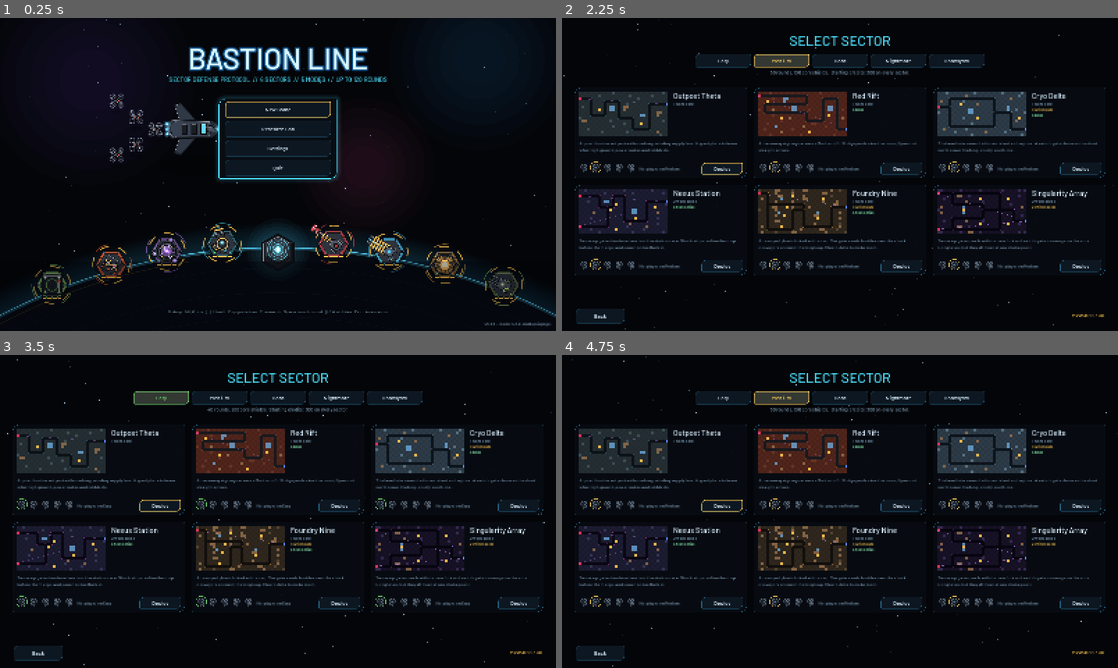
Above: before the commit, frames 1-4 (two rows, left to right).
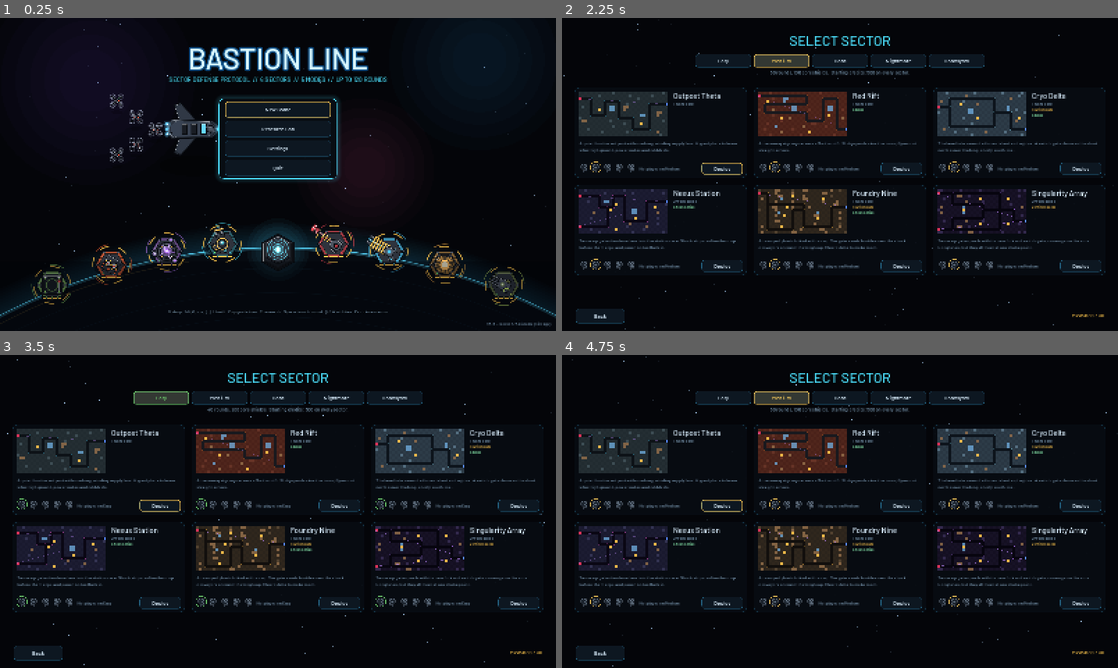
Above: after the commit, the same moments.

Repository: Swooshiiroll/bastion-line
Game: Godot game, scene res://scenes/Boot.tscn
Two runs of this game, one before a commit and one after it. Both use one fixed random seed, a clock stepped at 60 frames per second and the inputs below.
Inputs:
- Up to frame 1 (0.25 s): no input
- Up to frame 2 (2.25 s): click "New Game" at 0.5 s; click "Back" at 1.25 s; click "New Game" at 2 s
- Up to frame 3 (3.5 s): click "Easy" at 2.75 s
- Up to frame 4 (4.75 s): click "Easy" at 3.5 s; click "Medium" at 4.25 s

The runs differ from the first frame. In frame 1, 0.1% of the frame differs, in the area x 39-98%, y 25-99%; in frame 2, 0.3%, in the area x 2-98%, y 11-98%; in frame 3, 0.3%; in frame 4, 0.3%.

Commit message:
Playtest tweaks (v3.3)
- Start runs with 500 credits (was 300).
- A big Launch button in the bottom-right of the bottom bar replaces the
  top-bar one.
- Pause menu: Restart Sector, with a confirmation.
- Tower card: a BOOST line with active bonuses as percentages (pylon,
  high ground, power node, Supply Depot).
- Laser Lance shows its charge time (time to full ramp).
- Lane direction chevrons show between rounds and fade out during them.
- Railgun tracers carry on past the target to the edge of the screen.
- Menus and buttons: smooth, even rounded corners instead of cut corners.
- Pop-outs slide back out when closed; modals fade and grow in, and fade
  out on close.
- Clicking the field with nothing picked up closes the shop.

Tests: register test_scrapyard (it was never in the explicit test list)
and a laser charge-time check; the tour covers the launch button, shop
click-out, restart and the boost line.

Co-Authored-By: Claude Opus 5.5 <noreply@anthropic.com>
Claude-Session: https://claude.ai/code/session_01TfVD6G4sHLsnMyxffdAZTb

Diff:
--- a/scripts/core/Game.gd
+++ b/scripts/core/Game.gd
@@ -21,7 +21,7 @@
 const SELL_REFUND := 0.7
 const SAVE_VERSION := 8
 ## Credits every run starts with, on every sector and mode (before research).
-const START_GOLD := 300
+const START_GOLD := 500
 const AUTO_START_DELAY := 5.0
 const RETARGET_DELAY := 0.1
 const STAT_KEYS := ["kills", "gold_earned", "towers_built", "leaked", "waves_cleared"]
--- a/scripts/ui/GameScreen.gd
+++ b/scripts/ui/GameScreen.gd
@@ -303,6 +303,10 @@
 		return
 	if button != MOUSE_BUTTON_LEFT:
 		return
+	# Clicking the field with nothing picked up closes the shop (the click still selects a tower).
+	if hud.is_open("shop") and world.build_type == "" and world.ability_target == "":
+		hud.close("shop")
+		shop_return = false
 	if world.ability_target == "meteor":
 		if game.cast_meteor(pos):
 			world.ability_target = ""
@@ -463,7 +467,7 @@
 
 func _close_modal() -> void:
 	if modal != null:
-		modal.queue_free()
+		UiKit.dismiss(modal)
 		modal = null
 
 
@@ -501,6 +505,16 @@
 
 func restart() -> void:
 	app.start_game(game.map_id, game.difficulty)
+
+
+## Pause-menu restart: asks first, since this run's progress is lost.
+func confirm_restart() -> void:
+	var dd: Dictionary = Difficulty.DIFFICULTIES[game.difficulty]
+	_show_modal(ConfirmDialog.new(
+		"Restart %s on %s from round 1?\nThis run's progress is lost." % [game.map_def.name, dd.name],
+		func(): restart(),
+		func(): open_pause(),
+		"Restart", "Keep playing"))
 
 
 func map_select() -> void:
--- a/scripts/ui/Hud.gd
+++ b/scripts/ui/Hud.gd
@@ -39,11 +39,11 @@
 	top.hud = self
 	top.screen = screen
 	root.add_child(top)
-	start_btn = top.start_btn
 	bottom = BottomBar.new()
 	bottom.hud = self
 	bottom.screen = screen
 	root.add_child(bottom)
+	start_btn = bottom.start_btn
 	# Toasts sit under the pop-outs so they never cover a pop-out's title strip.
 	toasts = UiKit.vbox(4)
 	toasts.position = FIELD.position + Vector2(12, 10)
@@ -112,7 +112,7 @@
 		return
 	var p = popouts[kind]
 	popouts.erase(kind)
-	p.queue_free()
+	p.dismiss()
 	if kind == "shop" and not is_open("shop"):
 		hovered_build = ""
 	_dim.visible = is_open("research")
--- a/scripts/ui/MainMenu.gd
+++ b/scripts/ui/MainMenu.gd
@@ -59,7 +59,7 @@
 	foot.position = Vector2(0, 836)
 	foot.size = Vector2(1600, 20)
 	root.add_child(foot)
-	var ver := UiKit.label("v3.2.1  -  Godot %s" % Engine.get_version_info().string, 12, UiKit.DIM, HORIZONTAL_ALIGNMENT_RIGHT)
+	var ver := UiKit.label("v3.3  -  Godot %s" % Engine.get_version_info().string, 12, UiKit.DIM, HORIZONTAL_ALIGNMENT_RIGHT)
 	ver.position = Vector2(1220, 872)
 	ver.size = Vector2(364, 20)
 	root.add_child(ver)
@@ -102,7 +102,7 @@
 
 func _close_modal() -> void:
 	if _modal != null:
-		_modal.queue_free()
+		UiKit.dismiss(_modal)
 		_modal = null
 
 
--- a/scripts/ui/PauseMenu.gd
+++ b/scripts/ui/PauseMenu.gd
@@ -1,5 +1,5 @@
 extends Control
-## Pause overlay: resume, save, settings, controls reference, quit.
+## Pause overlay: resume, restart, save, settings, controls reference, quit.
 
 const UiKit = preload("res://scripts/ui/UiKit.gd")
 
@@ -25,6 +25,7 @@
 	v.add_child(UiKit.label("%s  -  round %d  -  core %d  -  %d cr" % [g.map_def.name, g.wave, g.lives, g.gold], 13, UiKit.DIM, HORIZONTAL_ALIGNMENT_CENTER))
 	var resume := UiKit.button("Resume  [Esc]", Callable(screen, "resume"), Vector2(0, 42), true)
 	v.add_child(resume)
+	v.add_child(UiKit.button("Restart Sector", Callable(screen, "confirm_restart"), Vector2(0, 42), true))
 	var save := UiKit.button("Save Game", _on_save, Vector2(0, 42), true)
 	save.disabled = not g.can_save()
 	v.add_child(save)
@@ -32,7 +33,7 @@
 	v.add_child(_status)
 	v.add_child(UiKit.button("Settings", Callable(screen, "open_settings"), Vector2(0, 42), true))
 	v.add_child(UiKit.button("Quit to Main Menu", Callable(screen, "quit_to_menu"), Vector2(0, 42), true))
-	var help := UiKit.wrap_label("B shop  -  1-9, 0, - build  -  U / I upgrade  -  E upgrade tree\nX sell  -  T targeting  -  R research  -  N round intel\nSpace launch / call round  -  Q orbital  -  W chrono  -  F speed  -  A auto\nEsc closes every open menu", 380, 12, UiKit.DIM)
+	var help := UiKit.wrap_label("B shop  -  1-9, 0, -, =, [, ], \\ build  -  U / I / O upgrade  -  E upgrade tree\nX sell  -  T targeting  -  R research  -  N round intel\nSpace launch / call round  -  Q orbital  -  W chrono  -  F speed  -  A auto\nEsc closes every open menu", 380, 12, UiKit.DIM)
 	help.horizontal_alignment = HORIZONTAL_ALIGNMENT_CENTER
 	v.add_child(help)
 	resume.grab_focus.call_deferred()
--- a/scripts/ui/PopOut.gd
+++ b/scripts/ui/PopOut.gd
@@ -9,6 +9,7 @@
 
 const TITLE_H := 44.0
 const SLIDE_TIME := 0.16
+const CLOSE_TIME := 0.12
 
 var title := ""
 var title_color := UiKit.ACCENT
@@ -75,6 +76,18 @@
 	_tween.tween_property(self, "modulate:a", 1.0, SLIDE_TIME)
 
 
+## Slides and fades back out the way it came in, then frees itself. The HUD has already dropped
+## it, so it counts as closed at once; it just stops taking clicks while it goes.
+func dismiss() -> void:
+	propagate_call("set", ["mouse_filter", Control.MOUSE_FILTER_IGNORE])
+	if _tween != null:
+		_tween.kill()
+	_tween = create_tween().set_parallel(true).set_trans(Tween.TRANS_CUBIC).set_ease(Tween.EASE_IN)
+	_tween.tween_property(self, "position", rect.position + slide, CLOSE_TIME)
+	_tween.tween_property(self, "modulate:a", 0.0, CLOSE_TIME)
+	_tween.chain().tween_callback(queue_free)
+
+
 ## Subclasses add their content to `body` (and optionally to `header`).
 func _build() -> void:
 	pass
--- a/scripts/ui/ResearchPanel.gd
+++ b/scripts/ui/ResearchPanel.gd
@@ -264,7 +264,7 @@
 
 func _close_modal() -> void:
 	if _modal != null:
-		_modal.queue_free()
+		UiKit.dismiss(_modal)
 		_modal = null
 
 
--- a/scripts/ui/TowerInfo.gd
+++ b/scripts/ui/TowerInfo.gd
@@ -12,6 +12,7 @@
 	["Attacks/s", "rate", "%.2f"], ["Missiles", "missiles", "%d"], ["Blast radius", "splash", "%d"],
 	["Burn dps", "burn_dps", "%d"], ["Slow", "slow", "pct"], ["Vulnerability", "vuln", "+pct"],
 	["Chain targets", "chains", "%d"], ["Stun", "stun", "%.1fs"], ["Max ramp", "ramp", "x%.1f"],
+	["Charge time", "ramp_time", "%.1fs"],
 	["Beams", "beams", "%d"], ["Flyer damage", "air_mult", "x%.0f"], ["Armor shred", "shred_max", "%d"],
 	["Boss damage", "boss_mult", "x%.1f"], ["Targets/volley", "multishot", "%d"], ["Execute below", "execute", "pct"],
 	["Channel width", "rail_width", "%d"], ["Damage mark", "mark", "+pct"], ["Pushback", "push", "%d"],
@@ -37,7 +38,7 @@
 ## Short keys for the one-line summary.
 const SHORT := {
 	"rate": "/s", "splash": "blast", "chains": "chains", "slow": "slow", "vuln": "vuln", "stun": "stun",
-	"ramp": "ramp", "beams": "beams", "missiles": "missiles", "shred_max": "shred", "mark": "mark",
+	"ramp": "ramp", "beams": "beams", "ramp_time": "charge", "missiles": "missiles", "shred_max": "shred", "mark": "mark",
 	"push": "push", "buff_dmg": "dmg boost", "buff_rate": "speed boost", "buff_range": "range boost",
 	"multishot": "targets", "execute": "execute", "burn_dps": "burn", "boss_mult": "vs boss",
 	"pellets": "flechettes", "cone": "cone", "sweep": "sweep", "bomblets": "bomblets", "strip": "strip",
--- a/scripts/ui/UiKit.gd
+++ b/scripts/ui/UiKit.gd
@@ -126,12 +126,9 @@
 	s.bg_color = bg
 	s.border_color = border
 	s.set_border_width_all(border_w)
-	# Angled "cut" corners: two opposite corners get a large radius, the others stay sharp.
-	s.corner_radius_top_left = int(radius * 1.6)
-	s.corner_radius_bottom_right = int(radius * 1.6)
-	s.corner_radius_top_right = mini(radius, 2)
-	s.corner_radius_bottom_left = mini(radius, 2)
-	s.corner_detail = 2
+	# Smoothly rounded corners, the same on all four.
+	s.set_corner_radius_all(int(radius * 1.3))
+	s.corner_detail = 8
 	s.content_margin_left = margin
 	s.content_margin_right = margin
 	s.content_margin_top = margin * 0.45
@@ -225,6 +222,10 @@
 	r.color = Color(0, 0, 0, alpha)
 	r.mouse_filter = Control.MOUSE_FILTER_STOP
 	bleed(r)
+	r.ready.connect(func():
+		var a := r.color.a
+		r.color.a = 0.0
+		r.create_tween().tween_property(r, "color:a", a, OPEN_TIME))
 	return r
 
 
@@ -244,8 +245,35 @@
 static func centered_panel(width: float) -> PanelContainer:
 	var p := PanelContainer.new()
 	p.custom_minimum_size = Vector2(width, 0)
-	p.resized.connect(func(): p.position = ((SCREEN - p.size) / 2.0).floor())
+	p.resized.connect(func():
+		p.position = ((SCREEN - p.size) / 2.0).floor()
+		p.pivot_offset = p.size / 2.0)
+	p.ready.connect(func(): animate_in(p))
 	return p
+
+
+const OPEN_TIME := 0.14
+const CLOSE_TIME := 0.12
+
+
+## Opening animation for a menu panel: fades in while growing slightly into place.
+static func animate_in(c: Control) -> void:
+	c.modulate.a = 0.0
+	c.scale = Vector2(0.96, 0.96)
+	var tw := c.create_tween().set_parallel(true).set_trans(Tween.TRANS_CUBIC).set_ease(Tween.EASE_OUT)
+	tw.tween_property(c, "modulate:a", 1.0, OPEN_TIME)
+	tw.tween_property(c, "scale", Vector2.ONE, OPEN_TIME)
+
+
+## Closing animation for a menu or overlay: stops taking clicks, fades out, then frees itself.
+## Callers drop their reference first, so the game treats it as closed straight away.
+static func dismiss(n: CanvasItem) -> void:
+	if not is_instance_valid(n) or n.is_queued_for_deletion():
+		return
+	n.propagate_call("set", ["mouse_filter", Control.MOUSE_FILTER_IGNORE])
+	var tw := n.create_tween()
+	tw.tween_property(n, "modulate:a", 0.0, CLOSE_TIME)
+	tw.tween_callback(n.queue_free)
 
 
 static func _check_icon(checked: bool) -> ImageTexture:
--- a/scripts/ui/hud/BottomBar.gd
+++ b/scripts/ui/hud/BottomBar.gd
@@ -12,9 +12,12 @@
 const Abilities = preload("res://data/abilities.gd")
 const Research = preload("res://scripts/core/Research.gd")
 const Game = preload("res://scripts/core/Game.gd")
+const Waves = preload("res://data/waves.gd")
 
 const HEIGHT := 92.0
 const CTX_X := 190.0
+## The big Launch button, anchored to the bar's right edge.
+const LAUNCH_W := 210.0
 
 var hud
 var screen
@@ -27,6 +30,7 @@
 var _cost_buttons: Array = []
 var _sell_btn: Button = null
 var _status_label: Label = null
+var start_btn: Button
 
 
 var _bg: Control
@@ -63,6 +67,12 @@
 	_fit_view.call_deferred()
 	ctx.mouse_filter = Control.MOUSE_FILTER_PASS
 	add_child(ctx)
+	start_btn = UiKit.button("", Callable(screen, "start_wave"), Vector2(LAUNCH_W, HEIGHT - 16))
+	start_btn.size = Vector2(LAUNCH_W, HEIGHT - 16)
+	start_btn.position = Vector2(size.x - LAUNCH_W - 8, 8)
+	start_btn.add_theme_font_size_override("font_size", 17)
+	start_btn.tooltip_text = "Launch the next round, or call it early for bonus credits once the current round has finished spawning  [Space]"
+	add_child(start_btn)
 
 
 func _ability_button(id: String) -> Button:
@@ -113,6 +123,7 @@
 			status.text = "next round"
 			status.add_theme_color_override("font_color", UiKit.DIM)
 		ability_btns[id].disabled = not g.ability_ready(id)
+	_refresh_launch(g)
 
 	var w = screen.world
 	var key := "idle"
@@ -121,7 +132,7 @@
 	if w.ability_target == "meteor":
 		key = "meteor"
 	elif t != null:
-		key = "t:%d:%d:%s:%s:%d:%.2f%.2f%.2f" % [t.get_instance_id(), t.trunk, str(t.depth), t.mastered, t.mode, t.buff_dmg, t.buff_rate, t.buff_range]
+		key = "t:%d:%d:%s:%s:%d:%.2f%.2f%.2f%.2f%.2f" % [t.get_instance_id(), t.trunk, str(t.depth), t.mastered, t.mode, t.buff_dmg, t.buff_rate, t.buff_range, t.discount, t.refund_field]
 	elif build != "":
 		key = "b:" + build
 	elif w.hover_enemy != null and w.hover_enemy.alive:
@@ -136,6 +147,27 @@
 		_rebuild(key)
 	_update_live()
 
+
+
+func _refresh_launch(g) -> void:
+	var next: int = g.wave + 1
+	var text := "ROUND IN PROGRESS"
+	var can_launch := false
+	if g.is_over():
+		text = "BATTLE OVER"
+	elif g.state == Game.State.BUILD:
+		can_launch = true
+		text = ("ROUND %d IN %ds
+Space: launch now" % [next, ceili(Game.AUTO_START_DELAY - g.auto_timer)]) if g.auto_start else ("LAUNCH ROUND %d
+Space" % next)
+	elif g.can_call_early():
+		can_launch = true
+		text = "CALL EARLY  +%d cr
+Space" % Waves.early_call_bonus(next)
+	if start_btn.text != text:
+		start_btn.text = text
+	start_btn.disabled = not can_launch
+	start_btn.add_theme_color_override("font_color", UiKit.GOLD if can_launch else UiKit.DIM)
 
 func _clear() -> void:
 	for c in ctx.get_children():
@@ -222,6 +254,26 @@
 	return UiKit.label("▸", 12, Color(0.3, 0.38, 0.45))
 
 
+## What is boosting a tower right now, as percentages: pylons, its build site and Scrapyards.
+func _boosts(t) -> Array:
+	var out: Array = []
+	if t.buff_dmg > 0.0:
+		out.append("+%d%% dmg (pylon)" % roundi(t.buff_dmg * 100.0))
+	if t.buff_rate > 0.0:
+		out.append("+%d%% speed (pylon)" % roundi(t.buff_rate * 100.0))
+	if t.buff_range > 0.0:
+		out.append("+%d%% range (pylon)" % roundi(t.buff_range * 100.0))
+	if t.site == "P":
+		out.append("+%d%% dmg (power node)" % roundi(Tower.SITE_DAMAGE * 100.0))
+	elif t.site == "H":
+		out.append("+%d%% range (high ground)" % roundi(Tower.SITE_RANGE * 100.0))
+	if t.discount > 0.0:
+		out.append("−%d%% upgrades (depot)" % roundi(t.discount * 100.0))
+	if t.refund_field > 0.0:
+		out.append("%d%% sell refund (depot)" % roundi(t.refund_field * 100.0))
+	return out
+
+
 func _tower_card(t) -> void:
 	var g = screen.game
 	var d: Dictionary = t.def
@@ -247,14 +299,21 @@
 	summ.clip_text = true
 	summ.custom_minimum_size = Vector2(250, 0)
 	var extras: Array = []
-	if t.buff_dmg > 0.0 or t.buff_rate > 0.0 or t.buff_range > 0.0:
-		extras.append("Pylon boost active")
 	var rl := TowerInfo.research_line(t.mods)
 	if rl != "":
 		extras.append(rl)
 	summ.tooltip_text = "\n".join(PackedStringArray([summ.text] + extras))
 	summ.mouse_filter = Control.MOUSE_FILTER_PASS
 	id_box.add_child(summ)
+	var boosts := _boosts(t)
+	if not boosts.is_empty():
+		var bl := UiKit.label("BOOST  " + "  Â·  ".join(PackedStringArray(boosts)), 11, UiKit.GOOD)
+		bl.clip_text = true
+		bl.custom_minimum_size = Vector2(250, 0)
+		bl.tooltip_text = "
+".join(PackedStringArray(boosts))
+		bl.mouse_filter = Control.MOUSE_FILTER_PASS
+		id_box.add_child(bl)
 	ctx.add_child(id_box)
 
 	# Branch strip: the trunk, then each branch with its progress.
@@ -349,7 +408,7 @@
 	right.add_child(UiKit.label(TowerInfo.summary(g.level_stats(type, 1), bool(d.get("beam", false))), 13, Color(0.72, 0.81, 0.88)))
 	var bl := UiKit.label(d.blurb, 12, UiKit.DIM)
 	bl.clip_text = true
-	bl.custom_minimum_size = Vector2(1060, 0)
+	bl.custom_minimum_size = Vector2(840, 0)
 	bl.tooltip_text = d.blurb
 	bl.mouse_filter = Control.MOUSE_FILTER_PASS
 	right.add_child(bl)
@@ -421,7 +480,7 @@
 	_live_labels["tile"] = [sub, kind, c]
 	var bl := UiKit.label(info[1], 13, UiKit.DIM)
 	bl.autowrap_mode = TextServer.AUTOWRAP_WORD_SMART
-	bl.custom_minimum_size = Vector2(1300, 0)
+	bl.custom_minimum_size = Vector2(1080, 0)
 	box.add_child(bl)
 	ctx.add_child(box)
 
@@ -507,4 +566,5 @@
 	size.x = w
 	_bg.size.x = w
 	_line.size.x = w
-	ctx.size.x = w - CTX_X - 8
+	ctx.size.x = w - CTX_X - LAUNCH_W - 24
+	start_btn.position.x = w - LAUNCH_W - 8
--- a/scripts/ui/hud/TopBar.gd
+++ b/scripts/ui/hud/TopBar.gd
@@ -19,7 +19,6 @@
 var gold_label: Label
 var next_btn: Button
 var next_box: HBoxContainer
-var start_btn: Button
 var speed_btn: Button
 var auto_btn: Button
 ## Enemy types shown in the NEXT strip before it collapses the rest into "+N".
@@ -86,7 +85,6 @@
 	spacer.size_flags_horizontal = Control.SIZE_EXPAND_FILL
 	spacer.mouse_filter = Control.MOUSE_FILTER_IGNORE
 	row.add_child(spacer)
-	start_btn = UiKit.button("", Callable(screen, "start_wave"), Vector2(180, 30))
 	speed_btn = UiKit.button("", Callable(screen, "toggle_speed"), Vector2(58, 30))
 	speed_btn.tooltip_text = "Game speed"
 	auto_btn = UiKit.button("", Callable(screen, "toggle_auto"), Vector2(96, 30))
@@ -96,7 +94,7 @@
 	research_btn = UiKit.button("Research  [R]", Callable(screen, "toggle_research"), Vector2(108, 30))
 	research_btn.tooltip_text = "Research Lab (pauses the battle; purchases apply from your next run)"
 	var menu_btn := UiKit.button("Menu  [Esc]", Callable(screen, "open_pause"), Vector2(96, 30))
-	for b in [next_btn, start_btn, speed_btn, auto_btn, shop_btn, research_btn, menu_btn]:
+	for b in [next_btn, speed_btn, auto_btn, shop_btn, research_btn, menu_btn]:
 		b.add_theme_font_size_override("font_size", 14)
 		if b != next_btn:
 			row.add_child(b)
@@ -122,19 +120,6 @@
 	lives_label.text = str(g.lives)
 	lives_label.modulate = Color(1, 1, 1).lerp(Color(1, 0.3, 0.3), clampf(hud.lives_flash / 0.3, 0.0, 1.0))
 	gold_label.text = str(g.gold)
-	if g.is_over():
-		start_btn.text = "Battle over"
-		start_btn.disabled = true
-	elif g.state == Game.State.BUILD:
-		var next: int = g.wave + 1
-		start_btn.text = ("Round %d in %ds  [Space]" % [next, ceili(Game.AUTO_START_DELAY - g.auto_timer)]) if g.auto_start else ("Launch Round %d  [Space]" % next)
-		start_btn.disabled = false
-	elif g.can_call_early():
-		start_btn.text = "Call Early +%d cr  [Space]" % Waves.early_call_bonus(g.wave + 1)
-		start_btn.disabled = false
-	else:
-		start_btn.text = "Round in progress"
-		start_btn.disabled = true
 	speed_btn.text = "%dx  [F]" % screen.speed
 	auto_btn.text = "Auto: %s  [A]" % ("On" if g.auto_start else "Off")
 	for kind in _lit:
--- a/scripts/view/LaneFx.gd
+++ b/scripts/view/LaneFx.gd
@@ -1,17 +1,24 @@
 extends Node2D
-## Animated, additively blended lane lighting: chevrons flowing toward the core, the warp-gate vortex
+## Animated, additively blended lane lighting: chevrons flowing toward the core (between rounds only), the warp-gate vortex
 ## and the core's pulse. Redrawn every frame; cheap enough (a few hundred primitives).
 
 const Grid = preload("res://scripts/core/Grid.gd")
 const Terrain = preload("res://scripts/view/Terrain.gd")
+const Game = preload("res://scripts/core/Game.gd")
 
 const SPACING := 36.0
 const SPEED := 40.0
+## Seconds for the direction chevrons to fade in (between rounds) or out (when a round starts).
+const FADE_TIME := 0.6
+
+var game
 
 var grid
 var t := 0.0
 var _edge := Color(0.2, 0.8, 1.0)
 var _routes: Array = []
+## Chevron visibility, 0-1: shown only between rounds, so the lanes stay clean in combat.
+var _show := 1.0
 
 
 func _ready() -> void:
@@ -25,12 +32,14 @@
 
 func _process(delta: float) -> void:
 	t += delta
+	var want := 1.0 if game == null or game.state == Game.State.BUILD else 0.0
+	_show = move_toward(_show, want, delta / FADE_TIME)
 	queue_redraw()
 
 
 func _draw() -> void:
 	var field := Rect2(Vector2.ZERO, Grid.field_size())
-	for curve in _routes:
+	for curve in (_routes if _show > 0.01 else []):
 		var length: float = curve.get_baked_length()
 		var d := fmod(t * SPEED, SPACING)
 		while d < length:
@@ -41,7 +50,7 @@
 				if dir != Vector2.ZERO:
 					var n := dir.orthogonal()
 					var fade := 0.10 + 0.08 * sin(d * 0.05 - t * 2.0)
-					var col := Color(_edge, fade)
+					var col := Color(_edge, fade * _show)
 					draw_polyline(PackedVector2Array([p - dir * 4.0 + n * 6.0, p + dir * 3.0, p - dir * 4.0 - n * 6.0]), col, 2.5, true)
 			d += SPACING
 	for group in grid.groups:
--- a/scripts/view/World.gd
+++ b/scripts/view/World.gd
@@ -59,6 +59,7 @@
 	add_child(terrain)
 	lane_fx = LaneFx.new()
 	lane_fx.grid = g.grid
+	lane_fx.game = g
 	add_child(lane_fx)
 	scenery = Scenery.new()
 	scenery.world = self
@@ -192,9 +193,12 @@
 		"tracer":
 			var rcol := Draw.SPEC_ALT.lance if str(ev.get("spec", "")) == "lance" else Draw.ACCENT.sniper
 			var tw := 3.0 + maxf(0.0, float(ev.get("width", 10.0)) - 10.0) * 0.45
+			# The slug keeps going past what it hits, off the edge of the screen (visual only).
+			var shot: Vector2 = ev.to - ev.from
+			var far: Vector2 = ev.to if shot.length_squared() < 1.0 else ev.from + shot.normalized() * 4000.0
 			if tw > 3.0:
-				fx.tracer(ev.from, ev.to, Color(rcol, 0.35), 0.3, tw * 2.2)
-			fx.tracer(ev.from, ev.to, rcol, 0.22, tw)
+				fx.tracer(ev.from, far, Color(rcol, 0.35), 0.3, tw * 2.2)
+			fx.tracer(ev.from, far, rcol, 0.22, tw)
 			fx.flash(ev.to, 9.0, rcol, 0.1)
 			fx.flash(ev.from, 8.0, Color(1, 1, 1), 0.06)
 		"frost":
--- a/tests/TestRunner.gd
+++ b/tests/TestRunner.gd
@@ -90,6 +90,8 @@
 		"test_research_effects",
 		"test_mastery_upgrades",
 		"test_branch_rules",
+		"test_laser_charge_stat",
+		"test_scrapyard",
 		"test_mastery_mechanics",
 		"test_save_research_v4",
 		"test_phantom_cloak",
@@ -1759,6 +1761,12 @@
 	check(r.level_stats("cannon", 4, "siege").has("stun"), "level_stats reaches the mastery")
 
 
+func test_laser_charge_stat() -> void:
+	for lv in [Tower.lines("laser").t1, Tower.lines("laser").t2, Tower.lines("laser").a[1], Tower.lines("laser").b[1]]:
+		check(float(lv.get("ramp_time", 0.0)) > 0.0, "laser levels carry a charge time (ramp_time)")
+	check(Game.START_GOLD == 500, "runs start with 500 credits")
+
+
 func test_branch_rules() -> void:
 	var g = research_game(Research.node_ids())
 	g.gold = 100000
--- a/tools/ScreenshotTour.gd
+++ b/tools/ScreenshotTour.gd
@@ -401,6 +401,7 @@
 	await _key(KEY_ESCAPE)
 
 	var start_btn: Button = screen.hud.start_btn
+	fails += _expect(start_btn.get_parent() == screen.hud.bottom and start_btn.get_global_rect().position.y > 800.0, "the Launch button sits in the bottom bar")
 	await _click(start_btn.get_global_rect().get_center())
 	fails += _expect(g.wave == 1 and g.state == Game.State.WAVE, "Start Wave button starts wave 1")
 	await _key(KEY_F)
@@ -515,14 +516,19 @@
 	var cell_pos: Vector2 = screen.world.base_pos + Vector2((cell.x + 0.5) * 48.0, (cell.y + 0.5) * 48.0)
 	await _click(cell_pos)
 	fails += _expect(g.tower_at.has(cell) and hud.is_open("shop"), "placing the tower reopens the shop")
+	await _click(screen.world.base_pos + Grid.cell_center(Vector2i(8, 12)))
+	fails += _expect(not hud.is_open("shop"), "clicking the field with an empty hand closes the shop")
+	await _key(KEY_B)
 	await _key(KEY_ESCAPE)
 	fails += _expect(not hud.any_open() and screen.world.build_type == "" and not screen.paused, "Esc closes every pop-out (and doesn't pause)")
 	await _key(KEY_2)
 	var c2 := Vector2i(5, 5)
 	await _click(screen.world.base_pos + Vector2((c2.x + 0.5) * 48.0, (c2.y + 0.5) * 48.0))
 	fails += _expect(g.tower_at.has(c2) and not hud.is_open("shop"), "a hotkey build never opens the shop")
+	g.place_tower("amp", Vector2i(3, 3))
 	await _click(cell_pos)
 	await _wait(0.2)
+	fails += _expect(screen.hud.bottom._boosts(g.tower_at[cell]).has("+15% dmg (pylon)"), "the tower card lists the pylon boost as a percentage")
 	await _shot("16b_hud_selected")
 	await _key(KEY_E)
 	fails += _expect(hud.is_open("tree"), "E opens the upgrade tree")
@@ -590,7 +596,22 @@
 	await _key(KEY_ESCAPE)
 	await _key(KEY_ESCAPE)
 	fails += _expect(screen.modal != null and screen.paused, "Esc with nothing open or selected opens the pause menu")
-	await _key(KEY_ESCAPE)
+	await _wait(0.3)
+	await _shot("16g_pause_menu")
+	var restart_btn: Button = _button_in(screen.modal, "Restart Sector")
+	fails += _expect(restart_btn != null, "the pause menu has Restart Sector")
+	if restart_btn != null:
+		await _click(restart_btn.get_global_rect().get_center())
+		await _wait(0.3)
+		var yes: Button = _button_in(screen.modal, "Restart")
+		fails += _expect(yes != null and screen.modal.get_script() != null, "Restart asks for confirmation first")
+		if yes != null:
+			await _click(yes.get_global_rect().get_center())
+			await _wait(0.5)
+			var fresh = app.current
+			fails += _expect(fresh != screen and fresh.game.wave == 0 and fresh.game.towers.is_empty() and fresh.game.map_id == g.map_id, "confirming restarts the sector from round 0 with no towers")
+	else:
+		await _key(KEY_ESCAPE)
 	print("POPOUT CHECKS: %s" % ("ALL PASSED" if fails == 0 else "%d FAILED" % fails))
 
 
@@ -659,6 +680,15 @@
 			return false
 	return true
 
+## The first visible button under `root` whose text is exactly `text`, or null.
+func _button_in(root: Node, text: String) -> Button:
+	if root == null:
+		return null
+	for b in root.find_children("*", "Button", true, false):
+		if (b as Button).text == text and (b as Button).is_visible_in_tree():
+			return b
+	return null
+
 func _expect(cond: bool, what: String) -> int:
 	print("  %s %s" % ["ok  " if cond else "FAIL", what])
 	return 0 if cond else 1
Not shown, changed: export_presets.cfg
